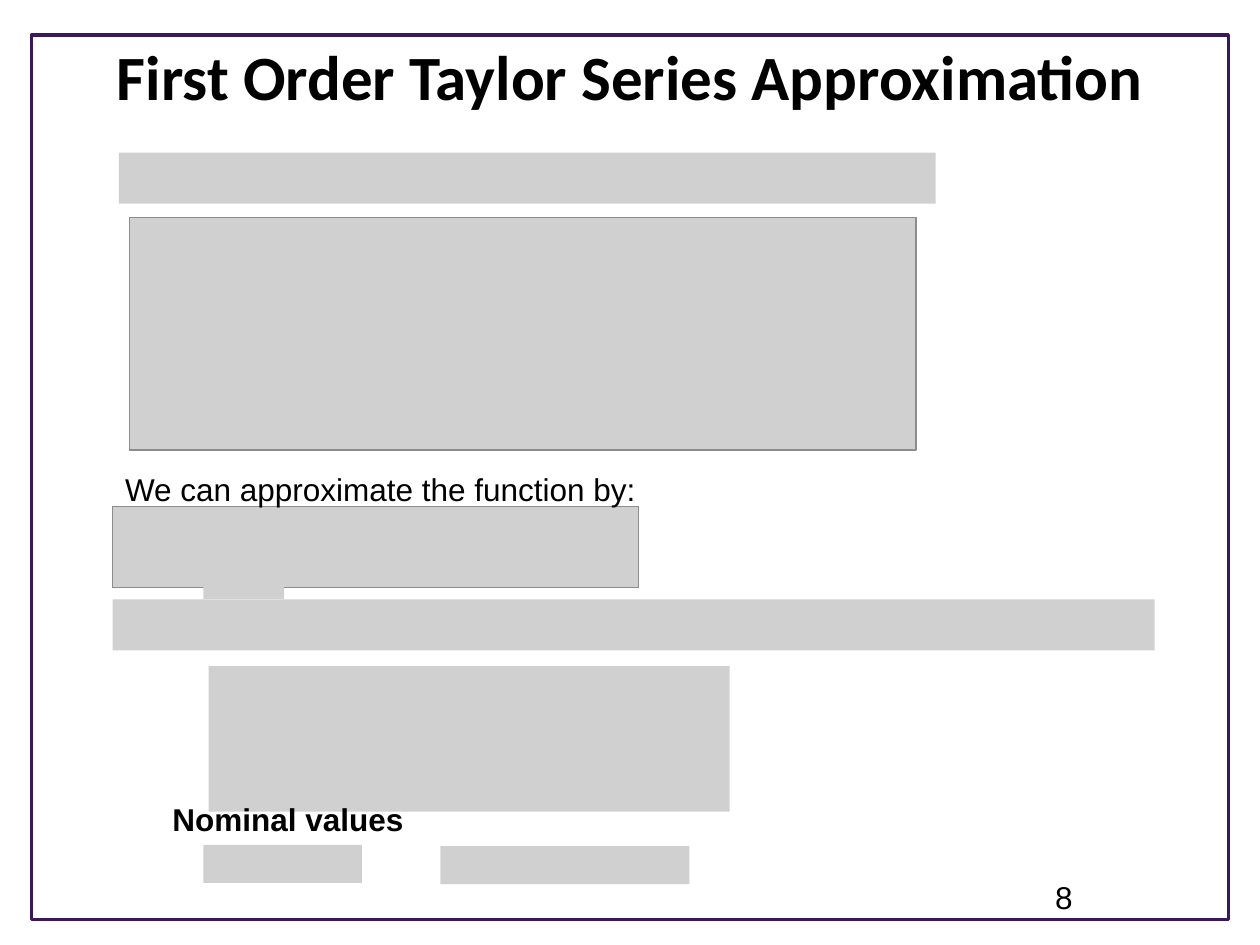
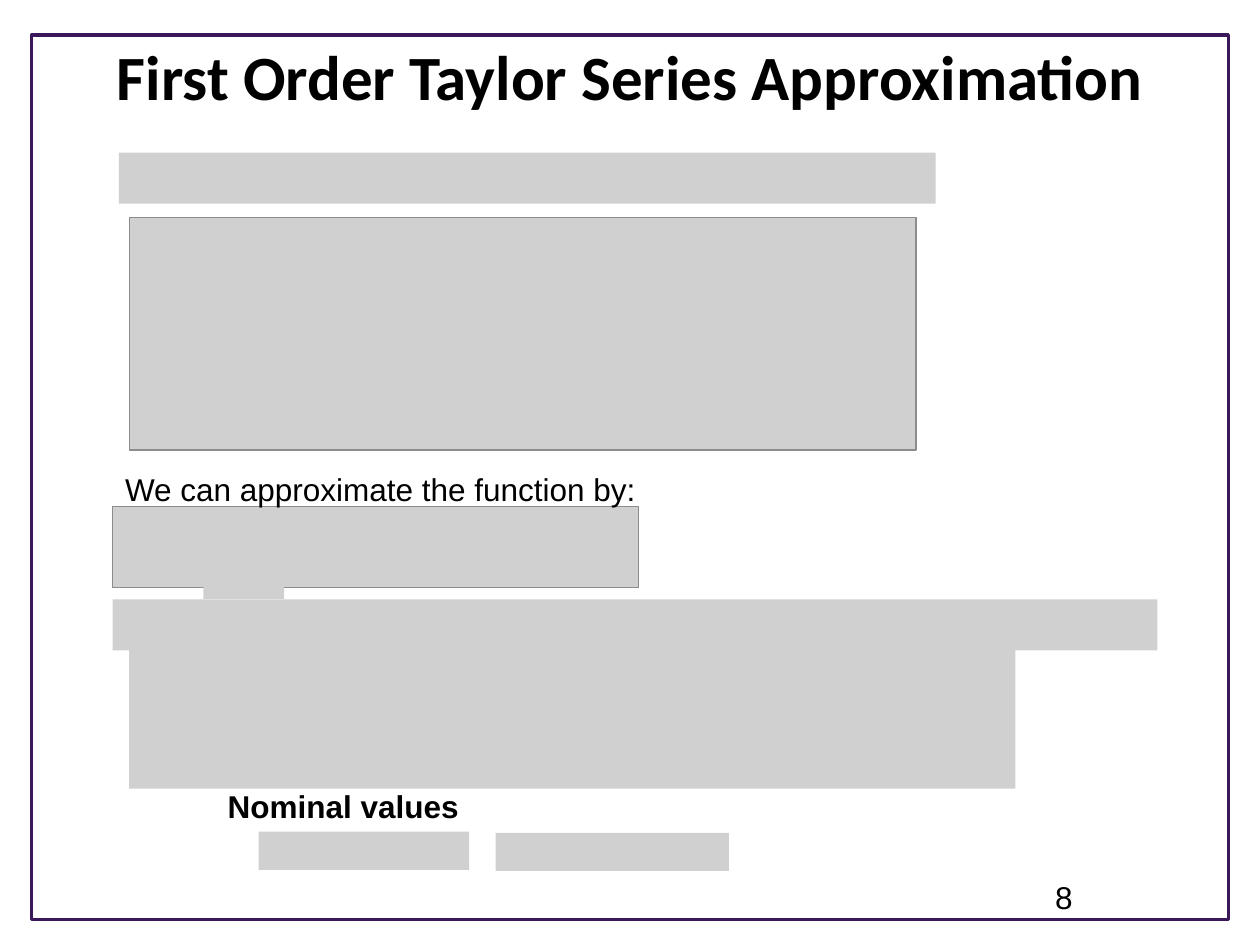
Before and after one commit to joseph-hellerstein/advanced-controls-lectures, a slide deck: slide 8 of Lecture_9-Accuracy-Of-Linear-Models/Linearizing-Reaction-Networks.pptx. Drawn at 1260x945 pixels with LibreOffice and Linux fonts; fonts in the diff are those of the drawing; grey boxes stand for pictures; background and template pictures are left out. Boxes give left, top, right and bottom in pixels: in the first picture for what was removed or moved away, otherwise in the second. Text is boxed around its words. In the diff, an @@ line names an element or a change of style, - is before the commit and + after.

```diff
--- a/Lecture_9-Accuracy-Of-Linear-Models/Linearizing-Reaction-Networks.pptx
+++ b/Lecture_9-Accuracy-Of-Linear-Models/Linearizing-Reaction-Networks.pptx
@@ picture: place and size @@
-picture at bbox=[209, 667, 731, 811]
+picture at bbox=[130, 643, 1016, 788]
@@ text "Nominal values": place and size @@
-text "Nominal values" at bbox=[172, 808, 403, 832]
+text "Nominal values" at bbox=[228, 795, 459, 819]
@@ picture: place and size @@
-picture at bbox=[203, 845, 362, 883]
+picture at bbox=[258, 832, 469, 869]
@@ picture: place and size @@
-picture at bbox=[441, 845, 690, 883]
+picture at bbox=[495, 833, 728, 871]
```
Also in this commit, not shown: 3 other slides changed.
